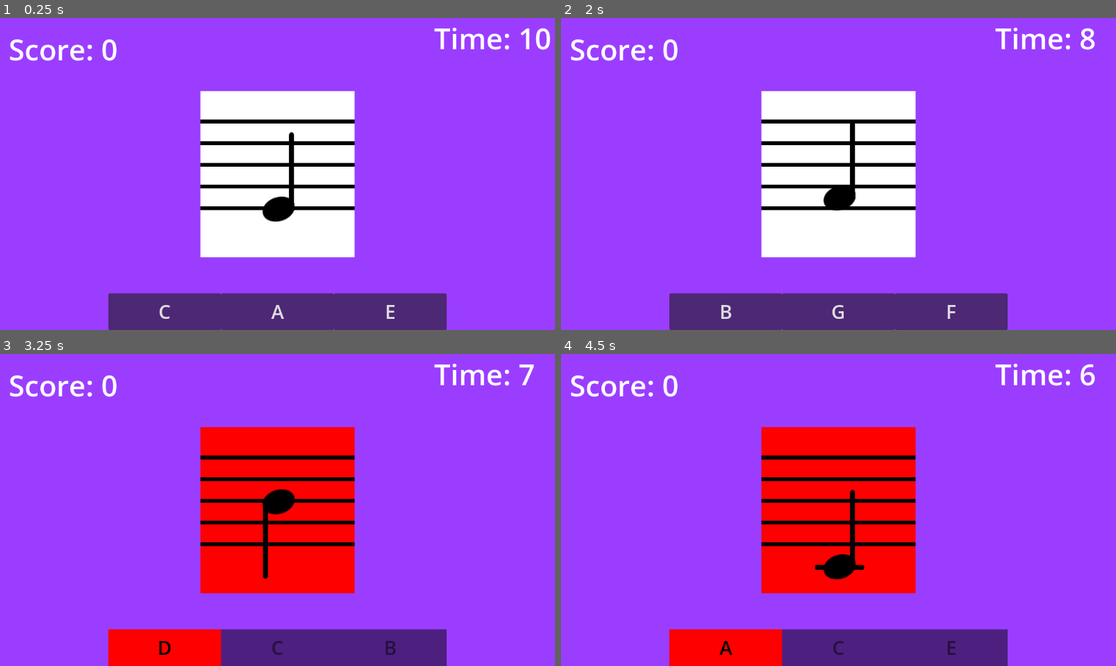
Above: before the commit, frames 1-4 (two rows, left to right).
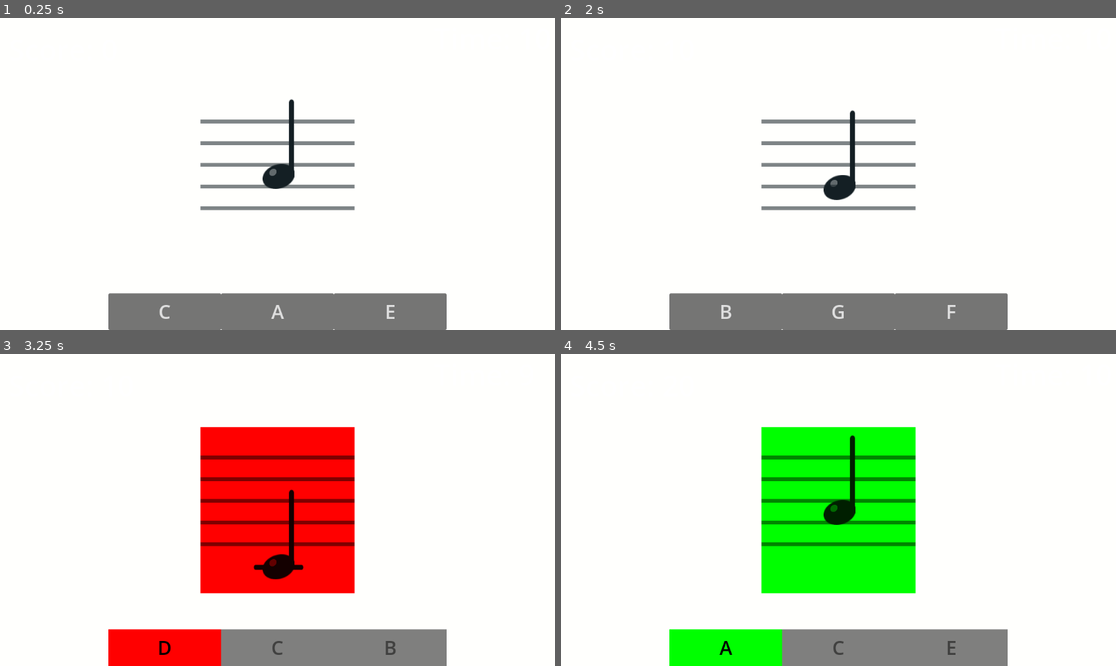
Above: after the commit, the same moments.

Repository: firesmoker/flashcards1
Game: Godot game, scene res://scenes/game.tscn
Same seed, same stepped clock (60 frames per second), same inputs: the game is played once before the commit and once after it.
Inputs:
- Up to frame 1 (0.25 s): no input
- Up to frame 2 (2 s): click "A" at 0.5 s; click "F" at 1.25 s
- Up to frame 3 (3.25 s): click "B" at 2 s; click "D" at 2.75 s
- Up to frame 4 (4.5 s): click "A" at 3.5 s; click "A" at 4.25 s

The runs differ from the first frame. In frame 1, 87% of the frame differs, in the area x 0-100%, y 0-100%; in frame 2, 87%; in frame 3, 85%; in frame 4, 99%.

Commit message:
more generic note elements behaviour

Diff:
--- a/scenes/game.tscn
+++ b/scenes/game.tscn
@@ -11,7 +11,7 @@
 [ext_resource type="Script" uid="uid://djudq1etxfxjb" path="res://scripts/audio.gd" id="6_p57ef"]
 
 [sub_resource type="StyleBoxFlat" id="StyleBoxFlat_lnu2h"]
-bg_color = Color(0.607093, 0.240481, 1, 1)
+bg_color = Color(1, 1, 1, 1)
 
 [sub_resource type="GDScript" id="GDScript_lnu2h"]
 script/source = "extends Control
@@ -79,7 +79,6 @@
 theme_override_font_sizes/font_size = 40
 text = "C"
 script = ExtResource("1_lnu2h")
-metadata/_edit_use_anchors_ = true
 
 [node name="Button2" type="Button" parent="UI/Background/NoteButtons"]
 layout_mode = 1
@@ -144,7 +143,6 @@
 metadata/_edit_use_anchors_ = true
 
 [node name="NoteImage" type="TextureRect" parent="UI/NoteOnStaff/NoteDisplay"]
-modulate = Color(0, 0, 0, 1)
 layout_mode = 1
 anchors_preset = -1
 anchor_top = -0.00869565
@@ -156,7 +154,6 @@
 offset_bottom = 297.0
 texture = ExtResource("2_lnu2h")
 expand_mode = 3
-metadata/_edit_use_anchors_ = true
 
 [node name="StemAxis" type="Control" parent="UI/NoteOnStaff/NoteDisplay/NoteImage"]
 anchors_preset = 0
@@ -186,7 +183,18 @@
 texture = ExtResource("3_lbhrr")
 expand_mode = 1
 
+[node name="Shine" type="TextureRect" parent="UI/NoteOnStaff/NoteDisplay/NoteImage"]
+self_modulate = Color(1, 1, 1, 0.334)
+layout_mode = 0
+offset_left = 14.0
+offset_top = 9.5
+offset_right = 29.0
+offset_bottom = 24.5
+texture = ExtResource("2_lnu2h")
+expand_mode = 2
+
 [node name="NoteName" type="Label" parent="UI/NoteOnStaff/NoteDisplay"]
+visible = false
 modulate = Color(0, 0, 0, 1)
 layout_mode = 1
 anchors_preset = 8
@@ -212,9 +220,9 @@
 offset_top = 59.0
 offset_right = 320.0
 offset_bottom = 259.0
+metadata/_edit_lock_ = true
 
 [node name="Line1" type="TextureRect" parent="UI/NoteOnStaff/NoteDisplay/Staff"]
-modulate = Color(0, 0, 0, 1)
 layout_mode = 1
 anchors_preset = 10
 anchor_right = 1.0
@@ -224,7 +232,6 @@
 expand_mode = 1
 
 [node name="Line2" type="TextureRect" parent="UI/NoteOnStaff/NoteDisplay/Staff"]
-modulate = Color(0, 0, 0, 1)
 layout_mode = 1
 anchors_preset = 10
 anchor_right = 1.0
@@ -234,7 +241,6 @@
 expand_mode = 1
 
 [node name="Line3" type="TextureRect" parent="UI/NoteOnStaff/NoteDisplay/Staff"]
-modulate = Color(0, 0, 0, 1)
 layout_mode = 1
 anchors_preset = 10
 anchor_right = 1.0
@@ -244,7 +250,6 @@
 expand_mode = 1
 
 [node name="Line4" type="TextureRect" parent="UI/NoteOnStaff/NoteDisplay/Staff"]
-modulate = Color(0, 0, 0, 1)
 layout_mode = 1
 anchors_preset = 10
 anchor_right = 1.0
@@ -254,7 +259,6 @@
 expand_mode = 1
 
 [node name="Line5" type="TextureRect" parent="UI/NoteOnStaff/NoteDisplay/Staff"]
-modulate = Color(0, 0, 0, 1)
 layout_mode = 1
 anchors_preset = 10
 anchor_right = 1.0
--- a/scripts/game_manager.gd
+++ b/scripts/game_manager.gd
@@ -1,5 +1,14 @@
 class_name GameManager extends Node2D
-var current_note: String = "A"
+
+var dark_background: Color = Color(0.078,0.122,0.141)
+var light_background: Color = Color(1,1,0.992)
+var dark_theme_note_color: Color = Color(1,1,0.992)
+var light_theme_note_color: Color = Color(0.078,0.122,0.141)
+var dark_theme_staff_color: Color = Color(1,1,0.992,0.55)
+var light_theme_staff_color: Color = Color(0.078,0.122,0.141,0.55)
+@onready var background: Panel = $"../UI/Background"
+
+#var current_note: String = "A"
 var recieved_note: String
 var notes_bank: Array[String] = ["A4","B4","C4","D4","E4","F4","G4",]
 var notes_locations: Dictionary = {"A4":5,"B4":6,"C4":0,"D4":1,"E4":2,"F4":3,"G4":4,}
@@ -13,7 +22,7 @@
 static var max_score: int = 0
 var level_timer: float = 10
 var input_enabled: bool = true
-@onready var note_on_staff: NoteOnStaff = $"../UI/NoteOnStaff"
+@onready var note_on_staff: NoteElement = $"../UI/NoteOnStaff"
 
 @onready var score_label: Label = $"../UI/ScoreLabel"
 @onready var timer_label: Label = $"../UI/Background/TimerLabel"
@@ -29,11 +38,13 @@
 signal ready_for_next_level
 signal success
 signal fail
+signal change_theme
 @onready var helper_line: TextureRect = $"../UI/NoteOnStaff/NoteDisplay/NoteImage/HelperLine"
 @onready var stem_axis: Control = $"../UI/NoteOnStaff/NoteDisplay/NoteImage/StemAxis"
 @onready var audio: AudioStreamPlayer2D = $"../Audio"
 
 func _ready() -> void:
+	set_ui_theme("light")
 	input_enabled = true
 	check_orientation()
 	organize_ui_buttons()
@@ -42,14 +53,14 @@
 	#stem_reverse_location_threshold = notes_locations["B4"]
 	#ProjectSettings.set_setting("display/window/handheld/orientation", "portrait")
 	#DisplayServer.screen_set_orientation(DisplayServer.ScreenOrientation.SCREEN_LANDSCAPE)
-	set_level(create_random_level_notes())
+	set_flash_cards_level(create_random_level_notes())
 
 func _process(delta: float) -> void:
 	update_timer(delta)
 	success_time_bonus *= 0.9997
 	if success_time_bonus <= success_display_time:
 		success_time_bonus = success_display_time
-	print(success_time_bonus)
+	#print(success_time_bonus)
 
 func _input(event: InputEvent) -> void:
 	if event is InputEventKey and event.pressed and not event.echo and input_enabled:
@@ -99,11 +110,18 @@
 	var combined_width: float = 0
 	for button: Button in current_note_buttons:
 		combined_width += button.size.x
-	print(combined_width)
+	#print(combined_width)
 	return combined_width
 
 
-
+func set_ui_theme(theme: String = "light") -> void:
+	match theme:
+		"light":
+			background.self_modulate = light_background
+			emit_signal("change_theme","light")
+		"dark":
+			background.self_modulate = dark_background
+			emit_signal("change_theme","dark")
 
 
 func update_timer(delta: float) -> void:
@@ -136,9 +154,11 @@
 		max_score = current_score
 
 func change_level_note(new_note: String) -> void:
-	current_note = new_note
-	note_name.text = current_note[0]
-	note_on_staff.position_note(current_note)
+	#current_note = new_note
+	note_on_staff.note = new_note
+	#note_name.text = current_note[0]
+	note_name.text = note_on_staff.note[0]
+	note_on_staff.change_note(new_note)
 	#position_note()
 
 
@@ -149,7 +169,7 @@
 
 
 func determine_success(button_pressed: Button = null) -> bool:
-	if recieved_note == current_note:
+	if recieved_note == note_on_staff.note:
 		audio.stream = audio.get_sound("click")
 		audio.play()
 		#if button_pressed:
@@ -193,13 +213,13 @@
 	determine_success(button_pressed)
 	await ready_for_next_level
 	disable_buttons(false)
-	set_level(create_random_level_notes())
-
-
-func set_level(level_array: Array[String]) -> void:
+	set_flash_cards_level(create_random_level_notes())
+
+
+func set_flash_cards_level(level_array: Array[String]) -> void:
 	toggle_note_name(false)
 	var new_note: String = level_array[randi_range(0,level_array.size()-1)]
-	while new_note == current_note:
+	while new_note == note_on_staff.note:
 		print("re randomizing, same note!")
 		new_note = level_array[randi_range(0,level_array.size()-1)]
 	change_level_note(new_note)
--- a/scripts/note_element.gd
+++ b/scripts/note_element.gd
@@ -1,9 +1,23 @@
 class_name NoteElement extends Control
 
 var note: String
+@onready var game_manager: GameManager = %GameManager
+
+func _ready() -> void:
+	pass
 
 func change_note(new_note: String) -> void:
 	note = new_note
 
 func play_success_effects() -> void:
 	pass
+
+func set_element_theme(theme: String = "light") -> void:
+	match theme:
+		"light":
+			pass
+		"dark":
+			pass
+
+#func position_note(new_note: String) -> void:
+	#pass
--- a/scripts/note_on_staff.gd
+++ b/scripts/note_on_staff.gd
@@ -7,20 +7,46 @@
 @onready var helper_line: TextureRect = $NoteDisplay/NoteImage/HelperLine
 var stem_reverse_location_threshold: int
 @onready var staff: Control = $NoteDisplay/Staff
+@onready var note_display: Panel = $NoteDisplay
+@onready var stem: TextureRect = $NoteDisplay/NoteImage/StemAxis/Stem
 
 
-#func change_note(new_note: String) -> void:
-	#note = new_note
+func change_note(new_note: String) -> void:
+	note = new_note
+	position_note(new_note)
 
 func _ready() -> void:
 	position_staff_lines()
 	stem_reverse_location_threshold = notes_locations["B4"]
+	game_manager.change_theme.connect(set_element_theme)
 
 func position_staff_lines() -> void:
 	var line_y_position: float = 0
 	for line: TextureRect in staff.get_children():
 		line.position.y = line_y_position
 		line_y_position += note_step_size * 2
+
+
+
+func set_element_theme(theme: String = "light") -> void:
+	match theme:
+		"light":
+			print(self.name + " set to light theme")
+			note_display.self_modulate = game_manager.light_background
+			#note_image.modulate = game_manager.light_theme_note_color
+			set_note_color(game_manager.light_theme_note_color)
+			staff.modulate = game_manager.light_theme_staff_color
+		"dark":
+			print(self.name + " set to light theme")
+			note_display.self_modulate = game_manager.dark_background
+			#note_image.modulate = game_manager.dark_theme_note_color
+			set_note_color(game_manager.dark_theme_note_color)
+			staff.modulate = game_manager.dark_theme_staff_color
+
+func set_note_color(color: Color = Color.BLACK) -> void:
+	note_image.self_modulate = color
+	stem.self_modulate = color
+	helper_line.self_modulate = color
 
 func play_success_effects() -> void:
 	modulate = Color.GREEN
Binary file added: 2025-06-30 12.31.19.jpg
Not shown, added: 2025-06-30 12.31.19.jpg.import
Binary file added: IMG_0091.PNG
Not shown, added: IMG_0091.PNG.import
Not shown, changed: todo.md
